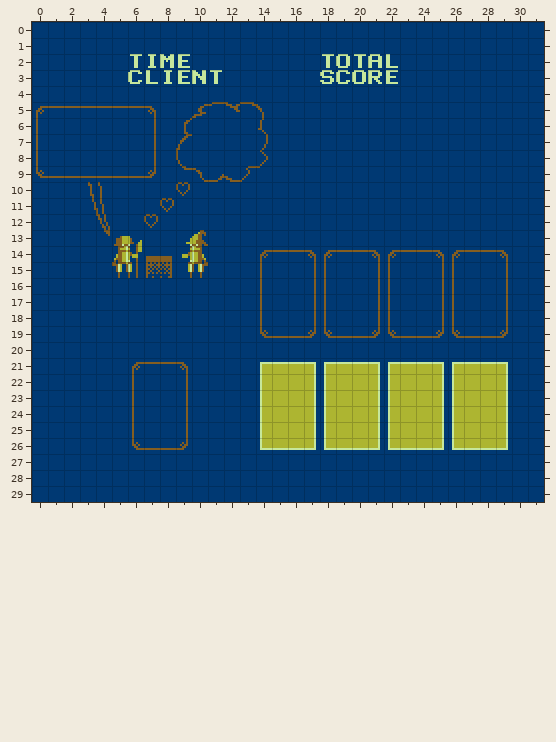
A Tiled map gets an edit: assets/maps/gamescene.tmx. The first picture shows the starting point.
Cells are 8x8 px. Shown: x 0..31, y 0..29.
The result:
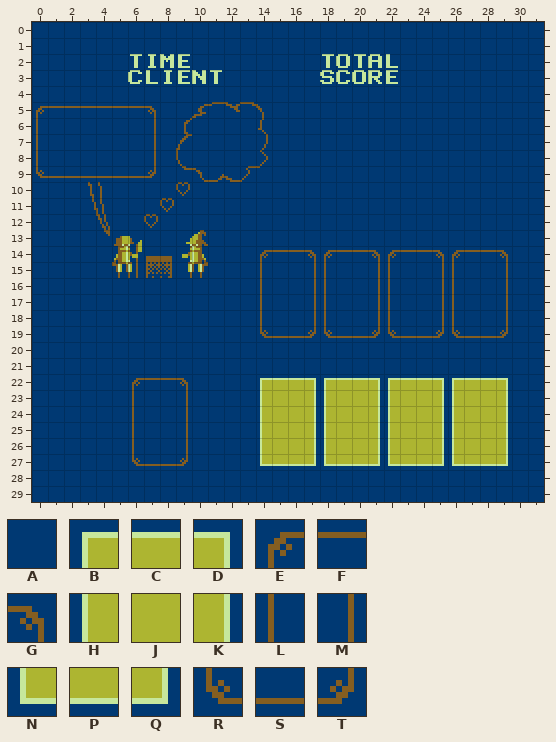
Key: from "chr001": A 0, B 208, C 209, D 210, E 213, F 214, G 215, H 224, J 225, K 226, L 229, M 231, N 240, P 241, Q 242, R 245, S 246, T 247.
_ is an empty cell, . an unchanged one.
Changes in this commit:
--- layer "game"
@@ x 6..29 @@
-21 EFFG....BCCDBCCDBCCDBCCD
-22 LAAM....HJJKHJJKHJJKHJJK
+21 AAAA....AAAAAAAAAAAAAAAA
+22 EFFG....BCCDBCCDBCCDBCCD
@@ x 6..29 @@
-26 RSST....NPPQNPPQNPPQNPPQ
-27 AAAA....AAAAAAAAAAAAAAAA
+26 LAAM....HJJKHJJKHJJKHJJK
+27 RSST....NPPQNPPQNPPQNPPQ
